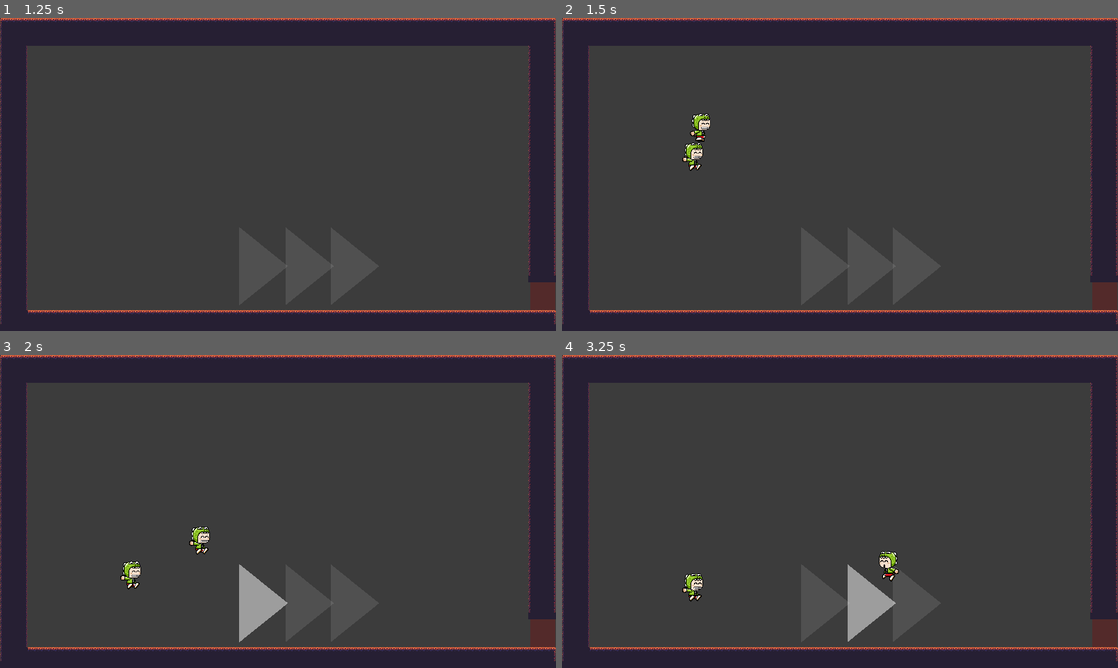
Above: before the commit, frames 1-4 (two rows, left to right).
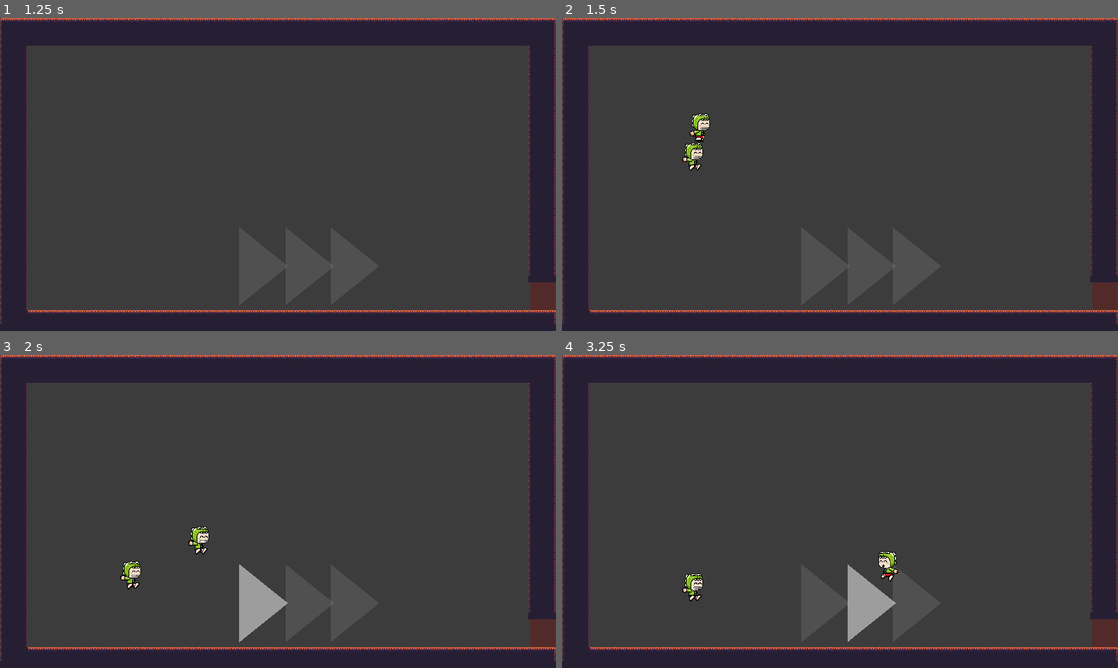
Above: after the commit, the same moments.

Repository: codemonsters/racekombat
Game: Godot game, scene res://Game.tscn
Two runs of this game, one before a commit and one after it. Both use one fixed random seed, a clock stepped at 60 frames per second and the inputs below.
Inputs:
- Up to frame 1 (1.25 s): click "START" at 0.5 s
- Up to frame 2 (1.5 s): tap Enter at 1.25 s; hold Right (ui_right) from 1.28 s (still down); tap Shift at 1.35 s
- Up to frame 3 (2 s): keep holding Right (ui_right); tap Space at 1.52 s
- Up to frame 4 (3.25 s): tap Enter at 2.1 s; tap Space at 2.27 s; release Right (ui_right) at 2.78 s; hold Left (ui_left) from 2.78 s (still down); tap Keypad Enter at 2.85 s

Frame 1 is identical in both runs. In frame 2, 0.1% of the frame differs, in the area x 22-27%, y 30-40%; in frame 3, 0.1%; in frame 4, 0.2%, in the area x 56-61%, y 62-73%.

Commit message:
Corrige finalmente el error con la inercia.
Añade una línea que comprueba el resto de la velocidad actual entre la aceleración en el suelo. Si el resto es la aceleración en el aire, restarle ese número para evitar problemas al llegar al suelo

Diff:
--- a/server/project.godot
+++ b/server/project.godot
@@ -77,6 +77,7 @@
 config/name="RaceKombat Server"
 run/main_scene="res://Game.tscn"
 config/icon="res://icon.png"
+config/auto_accept_quit=false
 
 [autoload]
 
--- a/server/screens/game/WaitingRoom.tscn
+++ b/server/screens/game/WaitingRoom.tscn
@@ -165,7 +165,6 @@
 __meta__ = {
 "_edit_use_anchors_": false
 }
-zoom = Vector2( 4, 2 )
 
 [connection signal="body_entered" from="Limite" to="." method="_on_Limite_body_entered"]
 [connection signal="body_entered" from="DoorOpeningArea" to="." method="_on_DoorOpeningArea_body_entered"]
--- a/server/screens/game/player/states/Air.gd
+++ b/server/screens/game/player/states/Air.gd
@@ -33,4 +33,6 @@
 		if is_equal_approx(owner.velocity.x, 0.0):
 			stateMachine.transitionTo("Idle")
 		else:
+			if int(abs(owner.velocity.x)) % owner.floorAcceleration == owner.airAcceleration:
+				owner.velocity.x -= owner.airAcceleration
 			stateMachine.transitionTo("Run")
--- a/server/screens/game/player/states/Run.gd
+++ b/server/screens/game/player/states/Run.gd
@@ -23,8 +23,10 @@
 	elif owner.velocity.x > owner.speed_run * owner.input_direction_x:
 		owner.velocity.x = owner.velocity.x - owner.floorAcceleration
 
+
 	owner.velocity.y += owner.gravity * delta
 	owner.velocity = owner.move_and_slide_with_snap(owner.velocity, owner.snap, Vector2.UP)
+	print(owner.velocity.x)
 	if is_equal_approx(owner.velocity.x, 0.0):
 		stateMachine.transitionTo("Idle")
 		frameCounter = 0
